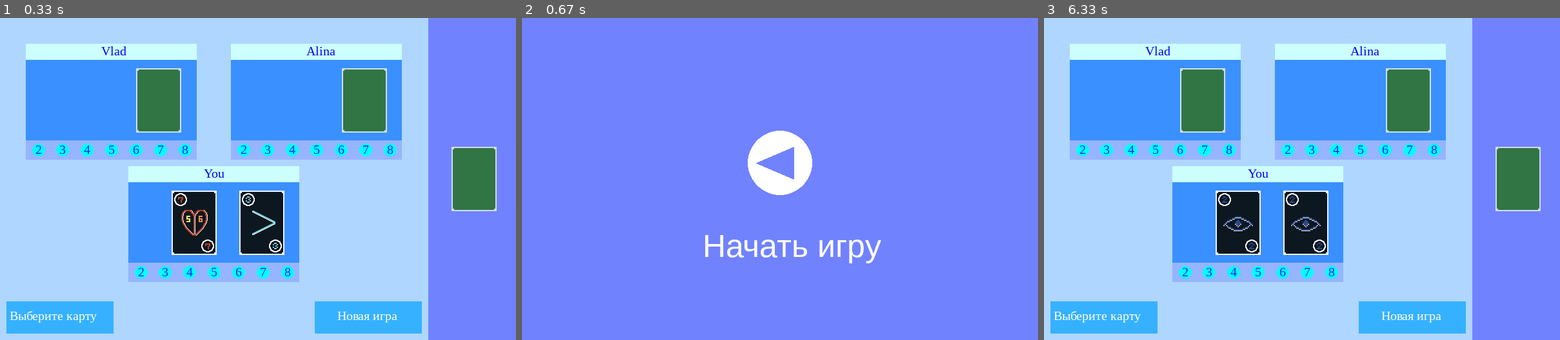
Above: before the commit, frames 1-3 (left to right).
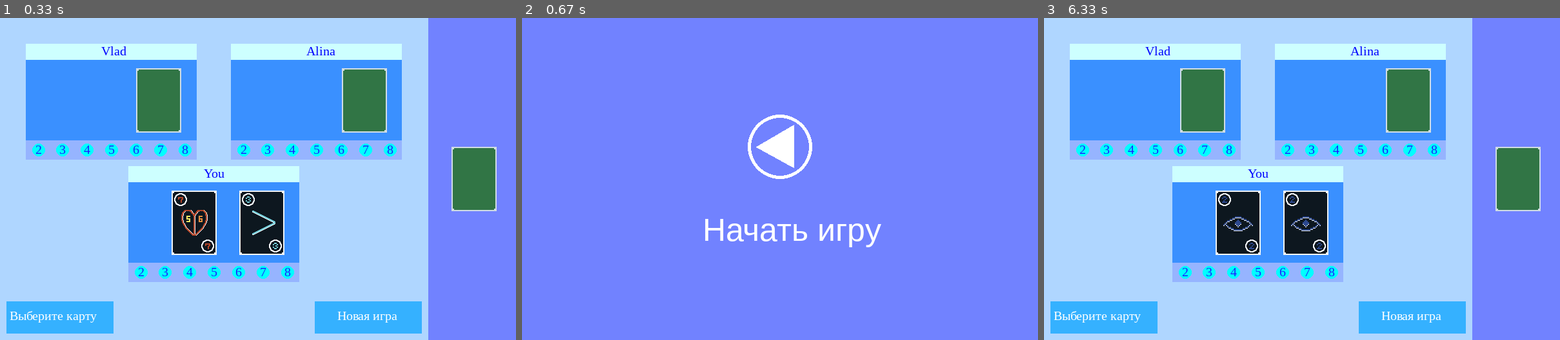
Above: after the commit, the same moments.

Repository: VWait/YandexProjectPygame
Game: pygame game, started from main.py
The game is run twice, just before and just after one commit, with the same random seed, the same clock (stepped at 60 frames per second) and the same inputs.
Inputs (mouse positions are in pixels of both pictures, inside the frame that each line leads up to):
- Up to frame 1 (0.33 s): no input
- Up to frame 2 (0.67 s): click "Новая игра" at 0.38 s
- Up to frame 3 (6.33 s): click (1322, 166) at 6.22 s

Frame 1 is identical in both runs. In frame 2, 2.9% of the frame differs, in the area x 35-70%, y 30-77%; in frame 3, nothing differs.

Commit message:
Почти готовый вариант игры

Diff:
--- a/cards.py
+++ b/cards.py
@@ -121,8 +121,8 @@
         self.next_stage = 'choice_player'
 
     def effect(self, player, card, target, number):
-        player.cards[player.get_index_other_card(card)], target.cards[0] = target.cards[0], \
-                                                                           player.cards[player.get_index_other_card(card)]
+        player.cards[player.get_index_other_card(card)],\
+            target.cards[0] = target.cards[0], player.cards[player.get_index_other_card(card)]
 
 
 class Card7(Card):
--- a/main.py
+++ b/main.py
@@ -50,12 +50,12 @@
                 self.board.hint_step = self.stage
             self.screen.fill(pygame.Color(self.color))
             pygame.draw.circle(self.screen, (255, 255, 255),
-                               (self.size[0] / 2, self.size[1] * 0.45), self.board.radius * 5)
-            pygame.draw.polygon(self.screen, self.color, [[self.size[0] / 1.9, self.size[1] / 2.5],
-                                [self.size[0] / 2.2, self.size[1] * 0.45],
-                                [self.size[0] / 1.9, self.size[1] / 2]])
+                               (self.size[0] / 2, self.size[1] * 0.4), self.board.radius * 5, width=5)
+            pygame.draw.polygon(self.screen, (255, 255, 255), [[self.size[0] / 1.9, self.size[1] / 3],
+                                [self.size[0] / 2.2, self.size[1] * 0.4],
+                                [self.size[0] / 1.9, self.size[1] / 2.15]])
             text = self.font.render(self.label, True, (255, 255, 255))
-            self.screen.blit(text, (self.size[0] * 0.35, self.size[1] * 0.65))
+            self.screen.blit(text, (self.size[0] * 0.35, self.size[1] * 0.6))
             self.render()
             pygame.display.flip()
         pygame.quit()
--- a/player.py
+++ b/player.py
@@ -37,9 +37,10 @@
                     card.click()
 
     def click_begin(self, pos):
-        if math.sqrt((self.game.size[0] / 2 - pos[0]) ** 2 +\
-                     (self.game.size[1] * 0.45 - pos[1]) ** 2) <= self.hand.radius * 5:
-            self.game.repeat()
+        if self.game.stage == 'end':
+            if math.sqrt((self.game.size[0] / 2 - pos[0]) ** 2 +\
+                         (self.game.size[1] * 0.45 - pos[1]) ** 2) <= self.hand.radius * 5:
+                self.game.repeat()
 
     def click_blip(self, pos):
         x, y = int(self.board.start_pos0[0]), int(self.board.start_pos0[1])
